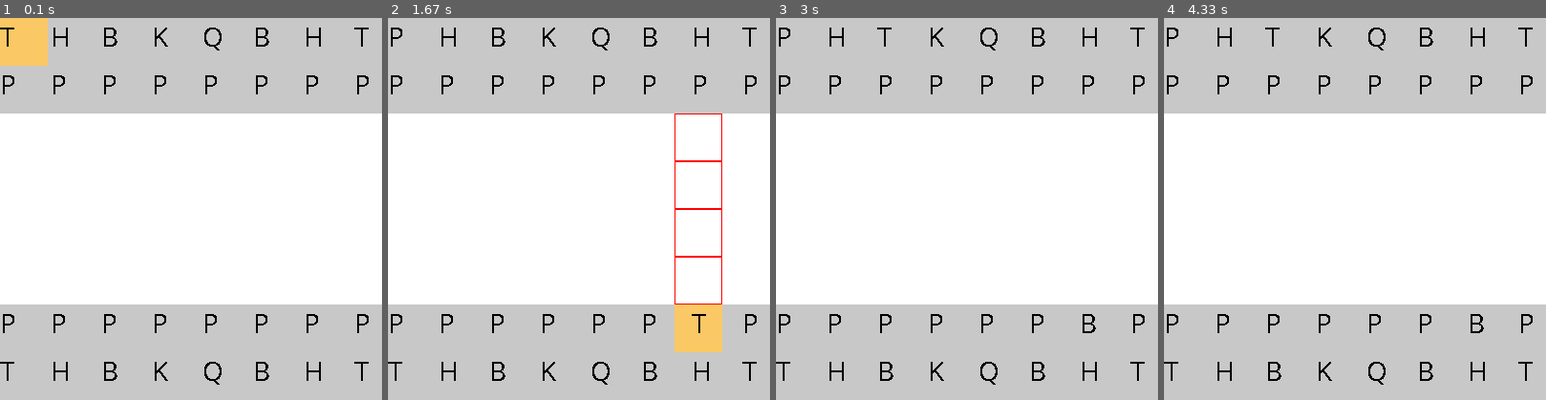
Above: before the commit, frames 1-4 (left to right).
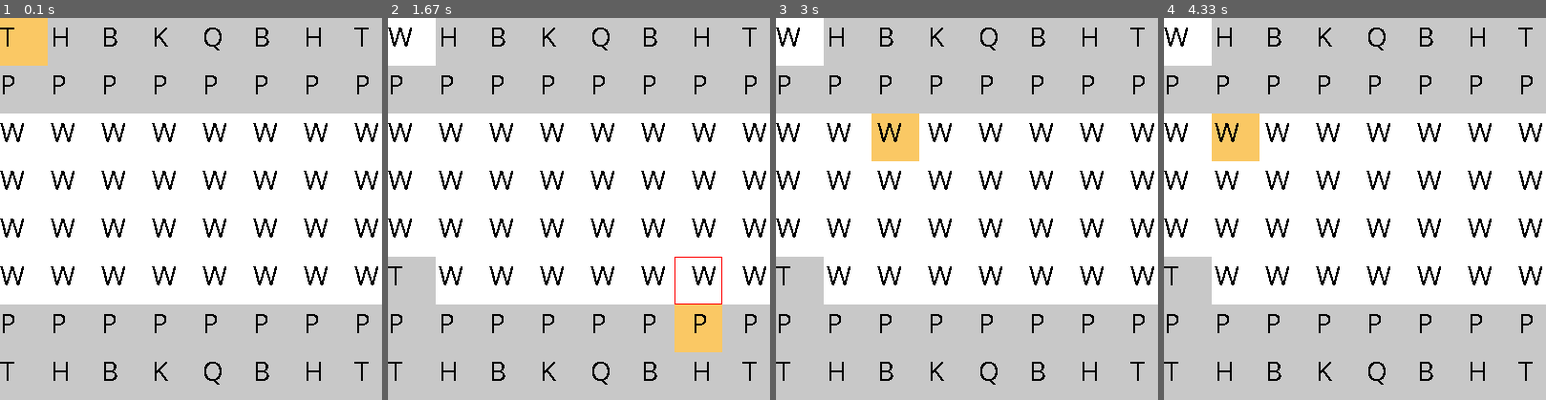
Above: after the commit, the same moments.

Repository: katacliny/PythonChess-Pygame
Game: pygame game, started from chess.py
Two runs of this game, one before a commit and one after it. Both use one fixed random seed, a clock stepped at 60 frames per second and the inputs below.
Inputs (mouse positions are in pixels of both pictures, inside the frame that each line leads up to):
- Up to frame 1 (0.1 s): no input
- Up to frame 2 (1.67 s): click "T" at 0.38 s; click (410, 281) at 0.72 s, where only the run after the commit has a clickable "W"; click (460, 151) at 1.05 s; click (716, 342) at 1.38 s
- Up to frame 3 (3 s): click "B" at 1.72 s; click (947, 308) at 2.05 s; click (955, 144) at 2.38 s; click (913, 128) at 2.72 s
- Up to frame 4 (4.33 s): click (1454, 174) at 3.05 s; click (1232, 247) at 3.38 s; click (1435, 140) at 3.72 s; click (1244, 132) at 4.05 s

The runs differ from the first frame. In frame 1, 3.5% of the frame differs, in the area x 0-99%, y 27-70%; in frame 2, 6.9%; in frame 3, 8.0%, in the area x 0-99%, y 0-83%; in frame 4, 8.0%.

Commit message:
working on move

Diff:
--- a/handletablemove.py
+++ b/handletablemove.py
@@ -15,20 +15,29 @@
 
     @staticmethod
     def setSelection(cls, selection):
+
+        if len(cls.currentSelection) >= 1 and cls.currentSelection[0][2].p_type == "W":
+            cls.currentSelection = []
         if selection not in cls.currentSelection and len(cls.currentSelection) < 2:
-            cls.currentSelection.append(selection)
+            if len(cls.currentSelection) >= 1 and (selection[0], selection[1]) in cls.currentSelection[0][2].getPositions():
+                cls.currentSelection.append(selection)
+            elif len(cls.currentSelection) >= 1 and not (selection[0], selection[1]) in cls.currentSelection[0][2].getPositions():
+                cls.currentSelection = []
+            elif len(cls.currentSelection) == 0:
+                cls.currentSelection.append(selection)
+
 
     @staticmethod
     def select(cls):
         if len(cls.currentSelection) > 1:
-            first = cls.currentSelection[1][2]
-            second = cls.currentSelection[0][2]
-            save = (second.posx, second.posy)
-            second.posx = first.posx
-            second.posy = first.posy
-            first.posx = save[0]
-            first.posy = save[1]
-            cls.table_map[cls.currentSelection[0][0]][cls.currentSelection[0][1]] = first
-            cls.table_map[cls.currentSelection[1][0]][cls.currentSelection[1][1]] = second
+            second = cls.currentSelection[1][2]
+            first = cls.currentSelection[0][2]
+            save = (first.posx, first.posy)
+            first.posx = second.posx
+            first.posy = second.posy
+            second.posx = save[0]
+            second.posy = save[1]
 
+            cls.table_map[cls.currentSelection[0][0]][cls.currentSelection[0][1]] = second
+            cls.table_map[cls.currentSelection[1][0]][cls.currentSelection[1][1]] = first
             cls.currentSelection = []
--- a/piece.py
+++ b/piece.py
@@ -55,7 +55,7 @@
             m = x(self, self.rangelen)
             if m is not None:
                for n in m:
-                   if self.table_map[n[0]][n[1]] == 0:
+                   if self.table_map[n[0]][n[1]].p_type == 'W':
                         positions.append(n)
 
         return positions
--- a/table.py
+++ b/table.py
@@ -2,10 +2,10 @@
 
 class WhiteSpace(Piece):
 
-    @staticmethod
-    def render(posx, posy, display, py, table_map):
-
-        py.draw.rect(display, (200, 200, 200), (50 * posx, 50 * posy, 50, 50), True)
+    def __init__(self, posx, posy, color, table_map):
+        super(WhiteSpace, self).__init__(posx, posy, table_map, "W", move=[], color=color, rangelen=0)
+        self.posy = posx
+        self.posx = posy
 
 class Table:
 
@@ -41,7 +41,7 @@
         for row in self.table_map:
             for piece in row:
                 if piece == 0:
-                    pass
+                    self.table_map[contx][conty] = WhiteSpace(conty, contx, (255,255,255), self.table_map)
                 else:
                     piece.render(display, py, self.table_map, font)
                 conty+=1
